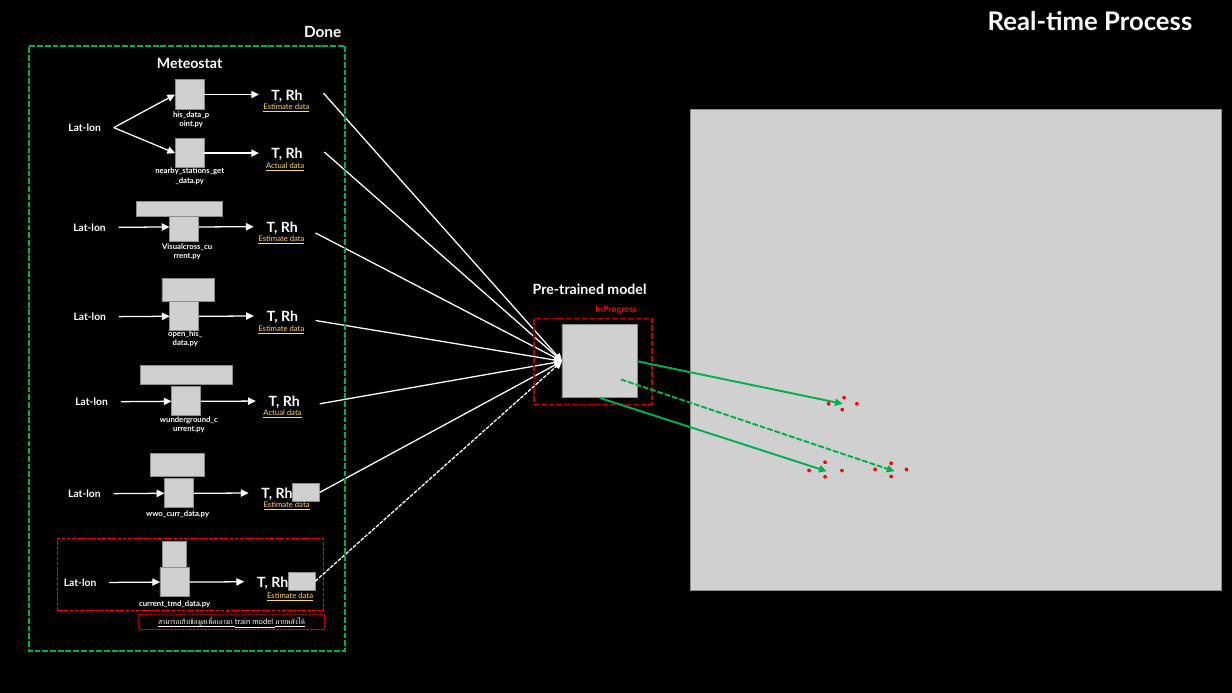
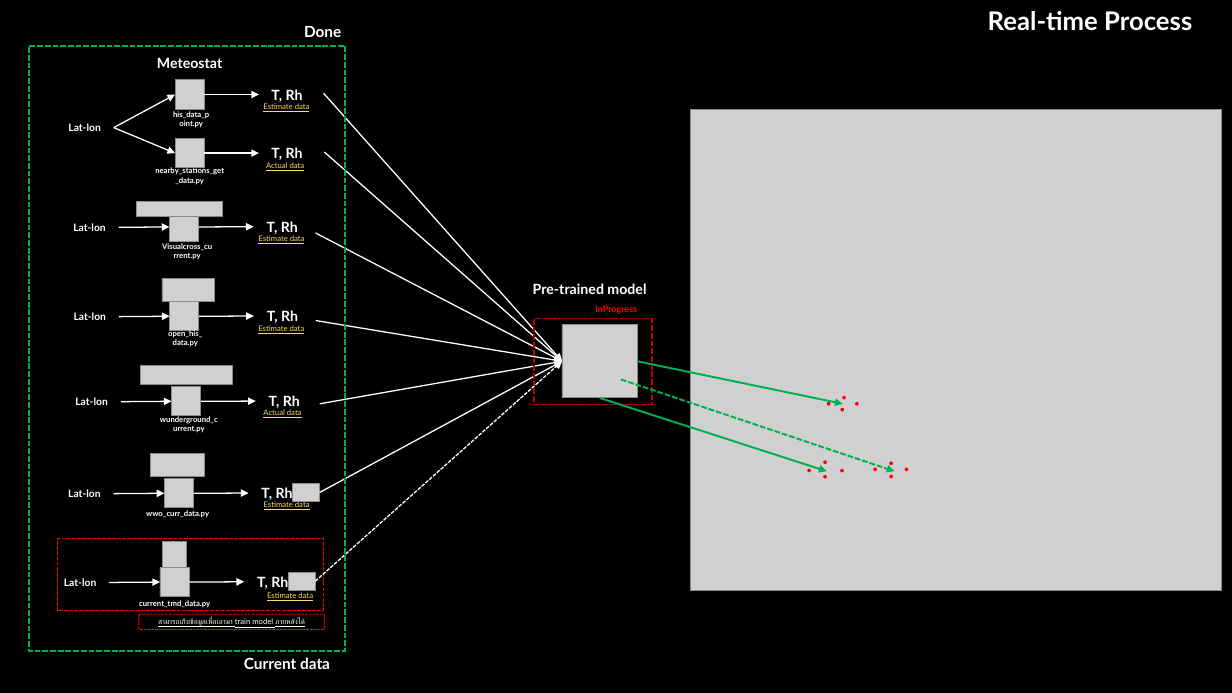
Before and after one commit to SukritJaAIproject/weather_api, a slide deck: slide 3 of manual.pptx. Drawn at 1232x693 pixels with LibreOffice and Linux fonts; fonts in the diff are those of the drawing; grey boxes stand for pictures. Boxes give left, top, right and bottom in pixels: in the first picture for what was removed or moved away, otherwise in the second. Text is boxed around its words. In the diff, an @@ line names an element or a change of style, - is before the commit and + after.

```diff
--- a/manual.pptx
+++ b/manual.pptx
@@ rounded rectangle added at (227,654,348,673), 12 pt, text #FFFFFF, bold @@
+Current data
```
Also in this commit, not shown: 10 other slides changed, 3 slides added, 2 slides removed, 2 other files.
